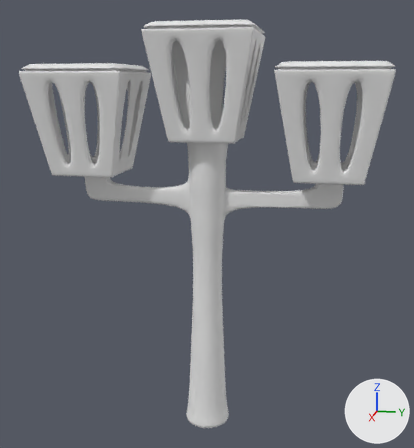
An edit to the Blender file CarGL.V2.1 (Shaders)/Modelos/ModelosCopia/farola.blend, drawn before and after from the same camera.
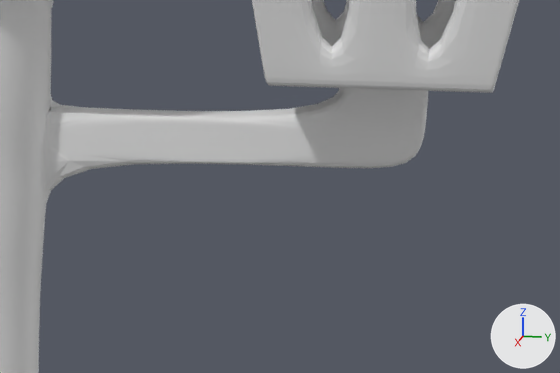
The first picture shows the older version from a 50 mm camera at (8.18, 1.63, 5.32) aimed at (-0.05, -0.02, 3.26). The close-ups show both versions on the part from 51% to 93% of the width and 35% to 61% of the height of that picture. Arrows for +X, +Y and +Z are at lower right; the lights stay in place.

Before the edit, the objects in view are built like this:
```python
me_cube_003 = bpy.data.meshes.new('Cube.003')
me_cube_003.from_pydata(...)  # 392 vertices, 386 faces, 4 loose edges; spans x -1.03..1.03, y -1.05..1.04, z -1.0..1.14
me_cylinder = bpy.data.meshes.new('Cylinder')
me_cylinder.from_pydata(...)  # 550 vertices, 515 faces; spans x -1.0..1.0, y -4.7..4.84, z -1.0..10.2
ob_cube_001 = bpy.data.objects.new('Cube.001', me_cube_003)
ob_cube_001.location = (0.0, 1.726, 4.749)
ob_cube_001.scale = (0.736, 0.736, 0.736)
_m = ob_cube_001.modifiers.new('Subsurf', 'SUBSURF')
_m.levels = 2
ob_cylinder = bpy.data.objects.new('Cylinder', me_cylinder)
ob_cylinder.location = (0.0, 0.0, 0.412)
ob_cylinder.scale = (0.403, 0.403, 0.403)
_m = ob_cylinder.modifiers.new('Subsurf', 'SUBSURF')
_m.levels = 3
```
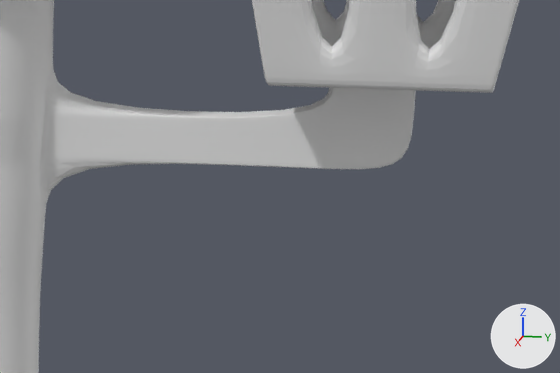
Where the change shows, as pixel boxes [x1, y1, x2, y2] in the close-ups (560 x 373 px):
```json
{"object": "Cylinder", "change": "turned", "before": [0, 0, 428, 373], "after": [0, 0, 416, 373]}
```

Scene script edits in JSON lines:
```json
{"op": "set", "path": "ob_cylinder.rotation_euler", "old": "(0.0, 0.0, 0.0)", "new": "(0.0, 0.0, 3.142)", "note": "degrees (0, 0, 0) -> degrees (0, 0, 180)"}
```
